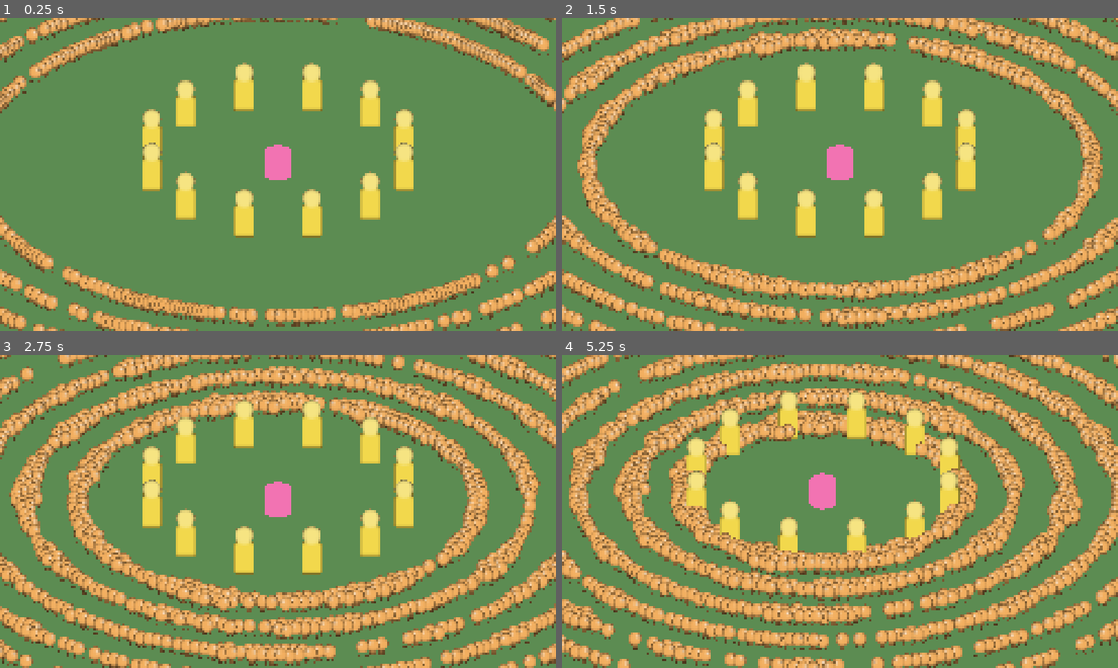
Above: before the commit, frames 1-4 (two rows, left to right).
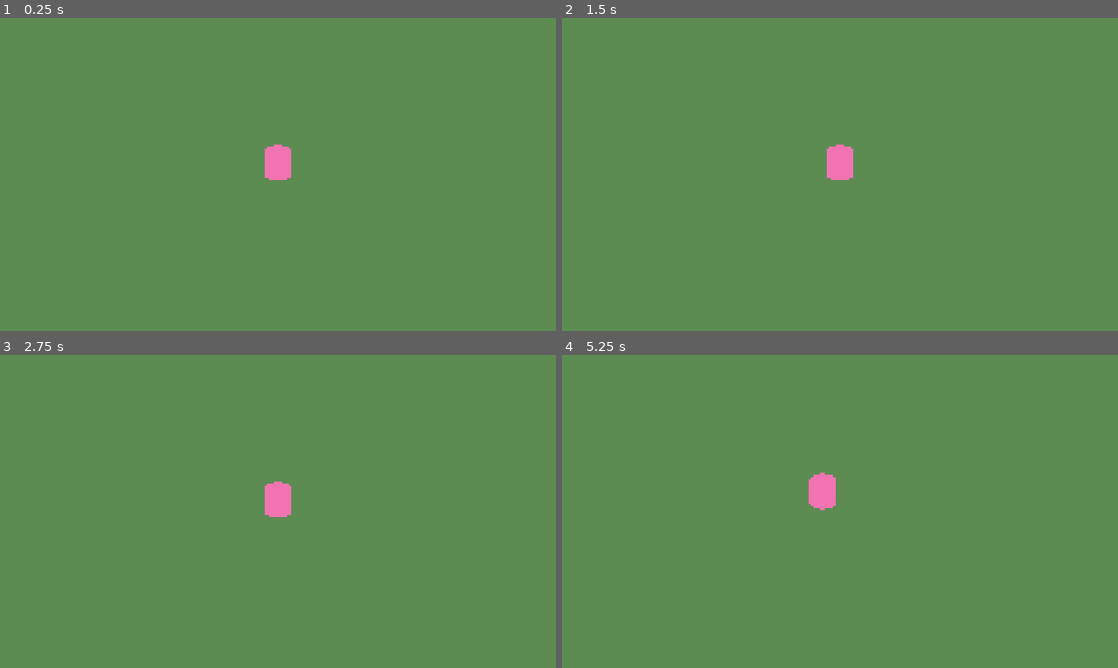
Above: after the commit, the same moments.

Repository: adrienlamotte/w-td
Game: Godot game, scene res://view/main.tscn
The game is run twice, just before and just after one commit, with the same random seed, the same clock (stepped at 60 frames per second) and the same inputs.
Inputs (mouse positions are in pixels of both pictures, inside the frame that each line leads up to):
- Up to frame 1 (0.25 s): no input
- Up to frame 2 (1.5 s): tap Enter at 0.5 s; move the mouse to (962, 158) at 0.52 s; click (962, 158) at 0.6 s; drag from (728, 190) to (812, 237) at 1.27 s
- Up to frame 3 (2.75 s): move the mouse to (333, 442) at 2.02 s; tap 2 (build_slot_2) at 2.1 s; click (333, 442) at 2.17 s
- Up to frame 4 (5.25 s): drag from (812, 574) to (673, 464) at 2.77 s; move the mouse to (1006, 558) at 3.52 s; tap S (cam_pan_down) at 3.6 s; click (1006, 558) at 3.67 s; tap Escape (pause) at 4.15 s; drag from (673, 464) to (756, 433) at 4.27 s; move the mouse to (867, 511) at 5.02 s; tap D (cam_pan_right) at 5.1 s; click (867, 511) at 5.17 s

The runs differ from the first frame. In frame 1, 19% of the frame differs, in the area x 0-100%, y 0-100%; in frame 2, 32%; in frame 3, 43%; in frame 4, 50%.
Error after the commit: Invalid access to property or key 'prev_x' on a base object of type 'RefCounted (SimDriver)'. (res://view/horde_renderer.gd:70)

Commit message:
019: interpolation and hit tick in SimEnemies, corpses hidden, hit flash (D-120)
Co-Authored-By: Claude Opus 5.5 (1M context) <noreply@anthropic.com>

Diff:
--- a/game/sim/enemy_catalog.gd
+++ b/game/sim/enemy_catalog.gd
@@ -5,6 +5,8 @@
 
 var ids: PackedStringArray = PackedStringArray()
 var name_key: PackedStringArray = PackedStringArray()
+## Data archetype (swarmer, brute, ranged, miniboss, boss); the view picks looks by it (D-120).
+var archetype: PackedStringArray = PackedStringArray()
 var speed: PackedFloat32Array = PackedFloat32Array()
 var radius: PackedFloat32Array = PackedFloat32Array()
 var hp: PackedFloat32Array = PackedFloat32Array()
@@ -34,6 +36,7 @@
 		var drop: Dictionary = data.drops[0] if data.drops.size() > 0 else {"amount": 0, "chance": 0.0}
 		catalog.ids.append(data.id)
 		catalog.name_key.append(data.name_key)
+		catalog.archetype.append(data.archetype)
 		catalog.speed.append(data.speed)
 		catalog.radius.append(data.radius)
 		catalog.hp.append(data.hp)
--- a/game/sim/sim_enemies.gd
+++ b/game/sim/sim_enemies.gd
@@ -6,6 +6,9 @@
 
 ## QUEUED: stopped behind the crowd, does not attack (D-107).
 enum State { MOVING = 0, ATTACKING = 1, QUEUED = 2 }
+
+## hit_tick of an enemy never hit.
+const NEVER_HIT: int = -1000000
 
 var pos_x: PackedFloat32Array = PackedFloat32Array()
 var pos_z: PackedFloat32Array = PackedFloat32Array()
@@ -18,6 +21,12 @@
 ## Speed multiplier while slowed, 1 = none; slow_ticks MOVE phases left, 0 = none (D-114, D-117).
 var slow_factor: PackedFloat32Array = PackedFloat32Array()
 var slow_ticks: PackedInt32Array = PackedInt32Array()
+## Presentation only (D-120): no rule reads them, not in state_hash(). Kept here so they
+## follow every swap-remove. prev_* = position at the start of the tick; hit_tick = tick of
+## the last damage_enemy (NEVER_HIT before).
+var prev_x: PackedFloat32Array = PackedFloat32Array()
+var prev_z: PackedFloat32Array = PackedFloat32Array()
+var hit_tick: PackedInt32Array = PackedInt32Array()
 
 
 func count() -> int:
@@ -35,6 +44,9 @@
 	cooldown.append(0)
 	slow_factor.append(1.0)
 	slow_ticks.append(0)
+	prev_x.append(x)
+	prev_z.append(z)
+	hit_tick.append(NEVER_HIT)
 	return pos_x.size() - 1
 
 
@@ -50,6 +62,9 @@
 	cooldown[i] = cooldown[last]
 	slow_factor[i] = slow_factor[last]
 	slow_ticks[i] = slow_ticks[last]
+	prev_x[i] = prev_x[last]
+	prev_z[i] = prev_z[last]
+	hit_tick[i] = hit_tick[last]
 	pos_x.resize(last)
 	pos_z.resize(last)
 	hp.resize(last)
@@ -59,3 +74,6 @@
 	cooldown.resize(last)
 	slow_factor.resize(last)
 	slow_ticks.resize(last)
+	prev_x.resize(last)
+	prev_z.resize(last)
+	hit_tick.resize(last)
--- a/game/sim/sim_world.gd
+++ b/game/sim/sim_world.gd
@@ -98,6 +98,9 @@
 func step() -> void:
 	events.clear()
 	_t = Time.get_ticks_usec()
+	# View interpolation (D-120). Packed arrays are shared on assignment: copy explicitly.
+	enemies.prev_x = enemies.pos_x.duplicate()
+	enemies.prev_z = enemies.pos_z.duplicate()
 	while not _queue.is_empty() and _queue[0].tick <= tick:
 		_apply(_queue.pop_front())
 	_lap(Phase.COMMANDS)
@@ -203,6 +206,7 @@
 	if enemies.hp[i] <= 0.0:
 		return
 	enemies.hp[i] -= amount
+	enemies.hit_tick[i] = tick
 	events.push(SimEvents.Kind.ENEMY_HIT, enemies.type_id[i], enemies.pos_x[i], enemies.pos_z[i], amount)
 
 
--- a/game/tests/sim/test_combat.gd
+++ b/game/tests/sim/test_combat.gd
@@ -188,3 +188,13 @@
 		sums[SimWorld.Phase.MOVE] / 1000.0 / ticks, sums[SimWorld.Phase.DEATHS] / 1000.0 / ticks,
 		sums[SimWorld.Phase.ATTACKS] / 1000.0 / ticks])
 	assert_eq(world.run_state, SimWorld.RunState.RUNNING)
+
+
+func test_damage_sets_hit_tick_but_not_on_a_corpse() -> void:
+	world.enemies.add(sw, 10.0, 0.0, 8.0)
+	world.tick = 5
+	world.damage_enemy(0, 8.0)
+	assert_eq(world.enemies.hit_tick[0], 5)
+	world.tick = 6
+	world.damage_enemy(0, 1.0)
+	assert_eq(world.enemies.hit_tick[0], 5, "corpse hit ignored")
--- a/game/tests/sim/test_sim_enemies.gd
+++ b/game/tests/sim/test_sim_enemies.gd
@@ -47,3 +47,18 @@
 	e.remove(1)
 	assert_eq(e.count(), 1)
 	assert_eq(e.pos_x[0], 1.0)
+
+
+func test_presentation_fields_follow_remove() -> void:
+	var e := world.enemies
+	for i in 3:
+		e.add(i, float(i), float(i) + 10.0, 1.0)
+	assert_eq([e.prev_x[2], e.prev_z[2]], [2.0, 12.0], "add: prev = spawn position")
+	assert_eq(e.hit_tick[2], SimEnemies.NEVER_HIT)
+	e.prev_x[2] = 5.0
+	e.prev_z[2] = 6.0
+	e.hit_tick[2] = 42
+	e.remove(1)
+	assert_eq([e.prev_x[1], e.prev_z[1], e.hit_tick[1]], [5.0, 6.0, 42])
+	for arr in [e.prev_x, e.prev_z, e.hit_tick]:
+		assert_eq(arr.size(), 2)
--- a/game/tests/view/test_horde_batcher.gd
+++ b/game/tests/view/test_horde_batcher.gd
@@ -50,3 +50,17 @@
 	assert_almost_eq(buf[(n - 1) * S + 3], (n - 1) * 0.01, 1e-5)
 	var last := (b.capacity(0) - 1) * S
 	assert_eq([buf[last], buf[last + 5], buf[last + 10]], [1.0, 1.0, 1.0], "identity basis in new slots")
+
+
+func test_skips_corpses_and_flags_flash() -> void:
+	var b := HordeBatcher.new(1, 4)
+	var xs := PackedFloat32Array([1, 2, 3])
+	var zs := PackedFloat32Array([0, 0, 0])
+	b.fill(xs, zs, xs, zs, 0.0, PackedInt32Array([0, 0, 0]), cull,
+		PackedFloat32Array([5, 0, 5]), PackedInt32Array([10, 10, 2]), 8)
+	assert_eq(b.counts[0], 2, "corpse not packed")
+	var buf := b.buffers[0]
+	assert_almost_eq(buf[3], 1.0, 1e-5)
+	assert_eq(buf[14], 1.0, "hit at tick 10: flashing")
+	assert_almost_eq(buf[S + 3], 3.0, 1e-5)
+	assert_eq(buf[S + 14], 0.0, "hit at tick 2: not flashing")
--- a/game/tests/view/test_sim_driver.gd
+++ b/game/tests/view/test_sim_driver.gd
@@ -30,7 +30,7 @@
 func test_interpolates_between_ticks() -> void:
 	world.enemies.add(world.catalog.type_of(SWARMER), 10.0, 0.0, 1.0)
 	driver.advance(SimWorld.SIM_DT * 1.0001)
-	var prev := driver.prev_x[0]
+	var prev := world.enemies.prev_x[0]
 	var cur := world.enemies.pos_x[0]
 	assert_ne(prev, cur, "the enemy moves toward the Guardian")
 	assert_almost_eq(driver.interp_x(0), prev, 1e-3)
@@ -44,3 +44,23 @@
 	world.enemies.add(world.catalog.type_of(SWARMER), 7.0, 3.0, 1.0)
 	assert_eq(driver.interp_x(0), 7.0)
 	assert_eq(driver.interp_z(0), 3.0)
+
+
+func test_survivor_interpolates_from_its_own_position_after_a_death() -> void:
+	var sw := world.catalog.type_of(SWARMER)
+	world.enemies.add(sw, 10.0, 0.0, 1.0)
+	world.enemies.add(sw, 10.0, 1.0, 1.0)  # closer than the snap distance
+	world.step()
+	var own_prev_z := world.enemies.pos_z[1]
+	world.enemies.hp[0] = 0.0  # dies in the next DEATHS: enemy 1 moves into slot 0
+	driver.advance(SimWorld.SIM_DT * 1.0001)
+	assert_eq(world.enemies.count(), 1)
+	assert_eq(world.enemies.prev_z[0], own_prev_z, "slot 0 keeps the survivor's previous position")
+	assert_almost_eq(driver.interp_z(0), own_prev_z, 1e-3)
+
+
+func test_on_step_once_per_step() -> void:
+	var calls := [0]
+	driver.on_step = func() -> void: calls[0] += 1
+	assert_eq(driver.advance(0.11), 3)
+	assert_eq(calls[0], 3)
--- a/game/view/bench/bench.gd
+++ b/game/view/bench/bench.gd
@@ -58,7 +58,7 @@
 	_render_cpu_ms += RenderingServer.viewport_get_measured_render_time_cpu(vp)
 	_gpu_ms += RenderingServer.viewport_get_measured_render_time_gpu(vp)
 	if now - _start_usec >= float(_cfg.measure_sec) * 1e6:
-		_results.append(_finish(sc, world, _view.driver))
+		_results.append(_finish(sc, world))
 		_view.queue_free()
 		_view = null
 
@@ -87,7 +87,7 @@
 	_gpu_ms = 0.0
 
 
-func _finish(sc: Dictionary, world: SimWorld, driver: SimDriver) -> Dictionary:
+func _finish(sc: Dictionary, world: SimWorld) -> Dictionary:
 	var n := maxi(1, _frames.size())
 	var ticks := world.tick - _start_tick
 	var elapsed := (_last_usec - _start_usec) / 1e6
@@ -100,8 +100,8 @@
 	var speed := 0.0
 	var moved := 0
 	var e := world.enemies
-	for i in mini(e.count(), driver.prev_x.size()):
-		var d := Vector2(e.pos_x[i] - driver.prev_x[i], e.pos_z[i] - driver.prev_z[i]).length()
+	for i in e.count():
+		var d := Vector2(e.pos_x[i] - e.prev_x[i], e.pos_z[i] - e.prev_z[i]).length()
 		if d <= 2.0:
 			speed += d / SimWorld.SIM_DT
 			moved += 1
--- a/game/view/billboard.gdshader
+++ b/game/view/billboard.gdshader
@@ -1,5 +1,5 @@
 // Horde/tower billboard sprite (D-087). Camera-facing quad pivoted at the instance
-// origin (bottom-centre). INSTANCE_CUSTOM.r = frame offset, .g = flip (0 or 1).
+// origin (bottom-centre). INSTANCE_CUSTOM.r = frame offset, .g = flip (0 or 1), .b = flash (D-120).
 // The walk frame comes from TIME: cosmetic, so it stays in the view.
 shader_type spatial;
 render_mode unshaded, cull_disabled;
@@ -11,6 +11,7 @@
 
 varying flat float v_frame;
 varying flat float v_flip;
+varying flat float v_flash;
 
 void vertex() {
 	// Same as a StandardMaterial3D with billboard enabled; the shader sizes the quad.
@@ -18,12 +19,13 @@
 	VERTEX.xy *= sprite_size;
 	v_frame = float((int(INSTANCE_CUSTOM.r) + int(TIME * fps)) % frames);
 	v_flip = INSTANCE_CUSTOM.g;
+	v_flash = INSTANCE_CUSTOM.b;
 }
 
 void fragment() {
 	float u = v_flip > 0.5 ? 1.0 - UV.x : UV.x;
 	vec4 c = texture(tex, vec2((v_frame + u) / float(frames), UV.y));
-	ALBEDO = c.rgb;
+	ALBEDO = mix(c.rgb, vec3(1.0), v_flash);
 	ALPHA = c.a;
 	ALPHA_SCISSOR_THRESHOLD = 0.5;  // opaque cut-out: depth-tested, no sorting
 }
--- a/game/view/horde_batcher.gd
+++ b/game/view/horde_batcher.gd
@@ -3,7 +3,8 @@
 ## Packs sim positions into MultiMesh buffers, one batch per type (D-087). No Node,
 ## testable headless. Per instance: TRANSFORM_3D (12 floats, row-major 3x4, identity
 ## basis: the shader sizes and orients the quad) + 4 custom floats (r = frame offset,
-## g = flip). Visible instances are packed from slot 0; buffers grow by doubling, never shrink.
+## g = flip, b = 1 while hit-flashing, D-120). Corpses (hp <= 0) are skipped (D-120).
+## Visible instances are packed from slot 0; buffers grow by doubling, never shrink.
 
 const STRIDE: int = 16
 const INITIAL_CAPACITY: int = 64
@@ -37,12 +38,15 @@
 
 
 func fill(xs: PackedFloat32Array, zs: PackedFloat32Array, prev_x: PackedFloat32Array,
-		prev_z: PackedFloat32Array, alpha: float, type_id: PackedInt32Array, cull: PackedFloat32Array) -> void:
+		prev_z: PackedFloat32Array, alpha: float, type_id: PackedInt32Array, cull: PackedFloat32Array,
+		hp: PackedFloat32Array = PackedFloat32Array(), hit_tick: PackedInt32Array = PackedInt32Array(),
+		flash_from: int = 0) -> void:
 	var ax := cull[0]; var bx := cull[1]; var cx := cull[2]
 	var ay := cull[3]; var by := cull[4]; var cy := cull[5]
 	var hw := cull[6]; var hh := cull[7]
 	var n := xs.size()
 	var n_prev := mini(prev_x.size(), n)
+	var has_hp := hp.size() == n  # towers pass none: never skipped, never flash
 	# ponytail: one pass over all enemies per batch, because writing buffers[t][k] in one
 	# pass would copy the packed array on every write. Sort by type if many types appear.
 	for t in counts.size():
@@ -53,6 +57,8 @@
 		for i in n:
 			if type_id[i] != t:
 				continue
+			if has_hp and hp[i] <= 0.0:
+				continue  # corpse, removed at the next DEATHS phase
 			var x := xs[i]
 			var z := zs[i]
 			if i < n_prev:
@@ -75,6 +81,7 @@
 			buf[k + 12] = i % walk_frames
 			# Faces the Guardian: flipped when right of it on screen.
 			buf[k + 13] = 1.0 if sx > cx else 0.0
+			buf[k + 14] = 1.0 if has_hp and hit_tick[i] >= flash_from else 0.0
 			c += 1
 		counts[t] = c
 		buffers[t] = buf
--- a/game/view/sim_driver.gd
+++ b/game/view/sim_driver.gd
@@ -7,8 +7,8 @@
 const MAX_STEPS_PER_FRAME: int = 5
 
 var world: SimWorld
-var prev_x: PackedFloat32Array = PackedFloat32Array()
-var prev_z: PackedFloat32Array = PackedFloat32Array()
+## Called after each world.step() when valid (events are cleared at the next step, D-120).
+var on_step: Callable
 var _acc: float = 0.0
 
 
@@ -22,10 +22,9 @@
 	_acc += delta
 	var steps := 0
 	while _acc >= SimWorld.SIM_DT and steps < MAX_STEPS_PER_FRAME:
-		# Packed arrays are shared on assignment: copy explicitly (once per tick, not per frame).
-		prev_x = world.enemies.pos_x.duplicate()
-		prev_z = world.enemies.pos_z.duplicate()
 		world.step()
+		if on_step.is_valid():
+			on_step.call()
 		_acc -= SimWorld.SIM_DT
 		steps += 1
 	if _acc >= SimWorld.SIM_DT:
@@ -38,13 +37,11 @@
 	return _acc / SimWorld.SIM_DT
 
 
-# ponytail: after a swap-remove (D-081) prev[i] belongs to another enemy for one tick.
-# HordeBatcher snaps on jumps above 2 units (D-087); these helpers do not.
+# prev_* live in SimEnemies and follow every swap-remove (D-120). HordeBatcher also snaps
+# on jumps above 2 units (D-087); these helpers do not.
 func interp_x(i: int) -> float:
-	var cur := world.enemies.pos_x[i]
-	return cur if i >= prev_x.size() else lerpf(prev_x[i], cur, alpha())
+	return lerpf(world.enemies.prev_x[i], world.enemies.pos_x[i], alpha())
 
 
 func interp_z(i: int) -> float:
-	var cur := world.enemies.pos_z[i]
-	return cur if i >= prev_z.size() else lerpf(prev_z[i], cur, alpha())
+	return lerpf(world.enemies.prev_z[i], world.enemies.pos_z[i], alpha())
